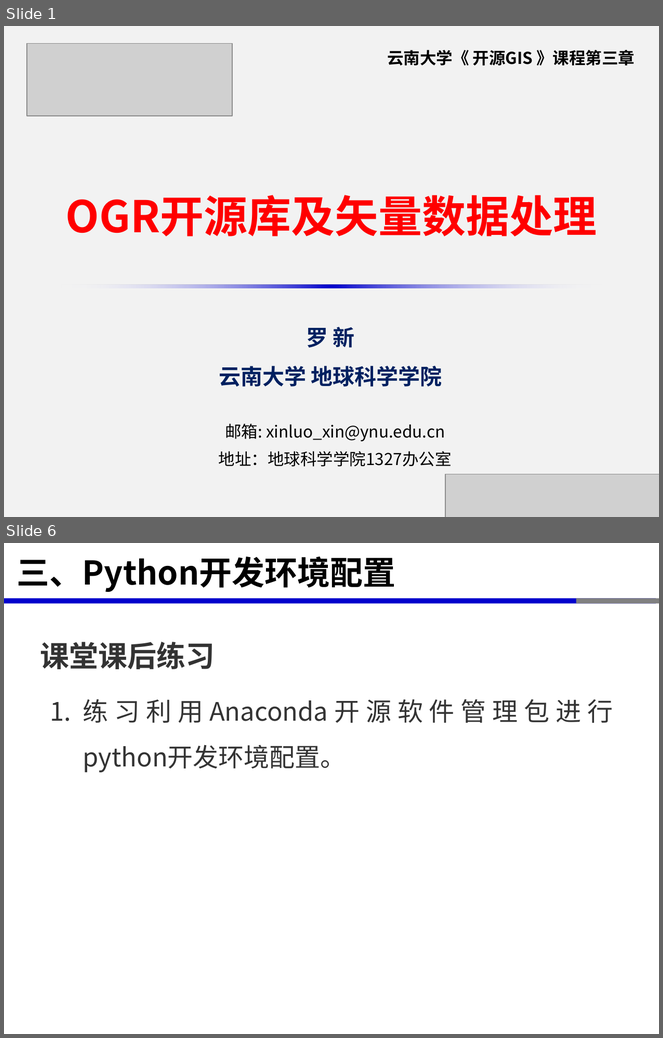
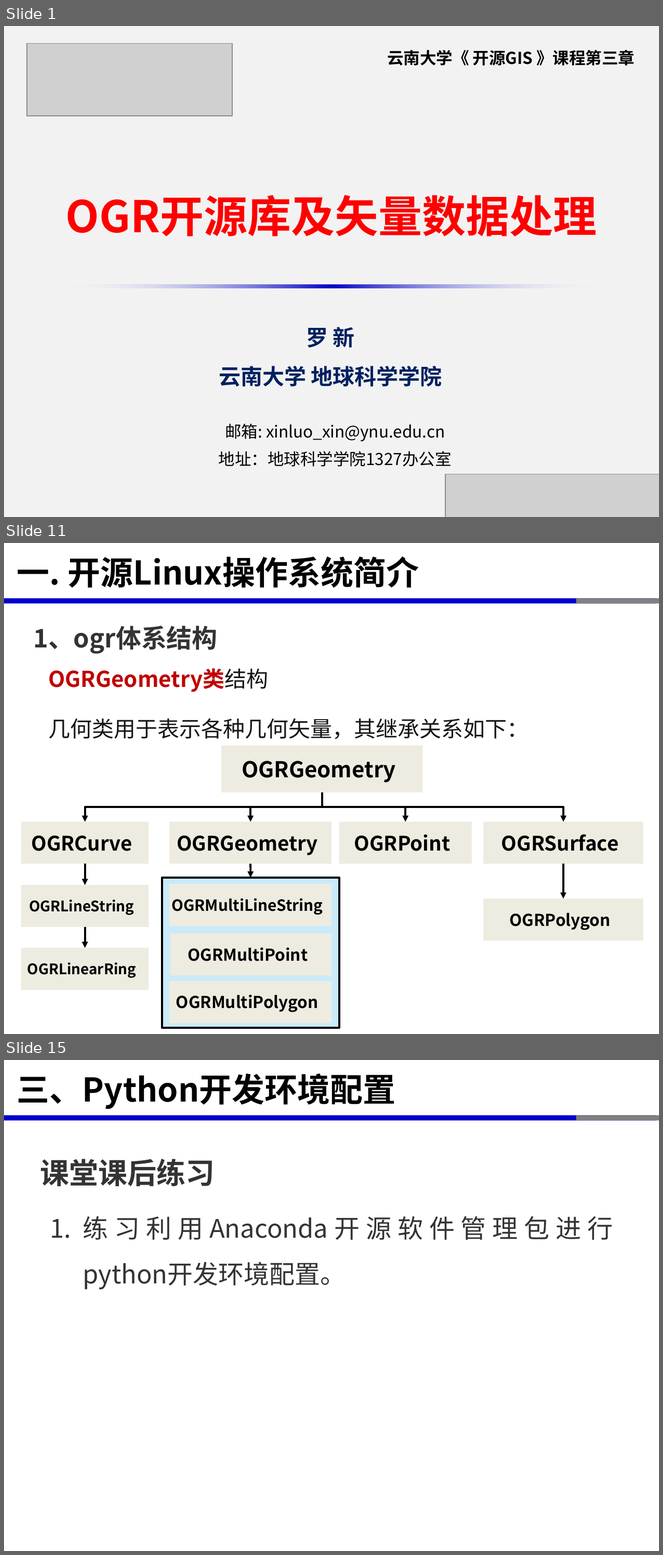
Before and after one commit to xinluo2018/open-source-gis-course, a slide deck: 第4章- OGR开源库及矢量数据处理-8课时/第3章-OGR开源库及矢量数据处理-8学时.pptx. Shown one above the other, each under a label of ours: slides 1 and 6 before the commit, slides 1, 11 and 15 after it; the slides between them are not shown. The pictures are 663x1038 and 663x1555 pixels, drawn with LibreOffice and Linux fonts; fonts in the diff are those of the drawing; grey boxes stand for pictures. Boxes give left, top, right and bottom in pixels: in the first picture for what was removed or moved away, otherwise in the second. Text is boxed around its words. In the diff, an @@ line names an element or a change of style, - is before the commit and + after.

```diff
--- a/第4章- OGR开源库及矢量数据处理-8课时/第3章-OGR开源库及矢量数据处理-8学时.pptx
+++ b/第4章- OGR开源库及矢量数据处理-8课时/第3章-OGR开源库及矢量数据处理-8学时.pptx
@@ slide 11 added at bbox=[4, 543, 659, 1034], background #FFFFFF; not listed: 3 template elements that a slide beside it also shows @@
@@ title added at bbox=[17, 557, 419, 588], 36 pt, text #000000, bold @@
+一. 开源Linux操作系统简介
@@ text added at bbox=[33, 626, 218, 654], 28 pt, text #333333, bold @@
+1、ogr体系结构
@@ text added at bbox=[48, 668, 529, 740], 24 pt, text #151515 @@
+OGRGeometry类结构
+几何类用于表示各种几何矢量，其继承关系如下：
@@ rectangle added at bbox=[221, 745, 423, 793], fill #EEECE1, 24 pt, text #000000, bold @@
+OGRGeometry
@@ elbow arrow added from (322, 793) to (85, 822), #000000 2.25 pt @@
@@ elbow arrow added from (322, 793) to (250, 822), #000000 2.25 pt @@
@@ elbow arrow added from (322, 793) to (564, 822), #000000 2.25 pt @@
@@ elbow arrow added from (322, 793) to (405, 822), #000000 2.25 pt @@
@@ rectangle added at bbox=[21, 822, 149, 864], fill #EEECE1, 22 pt, text #000000, bold @@
+OGRCurve
@@ rectangle added at bbox=[169, 822, 332, 864], fill #EEECE1, 22 pt, text #000000, bold @@
+OGRGeometry
@@ rectangle added at bbox=[339, 822, 473, 864], fill #EEECE1, 22 pt, text #000000, bold @@
+OGRPoint
@@ rectangle added at bbox=[483, 822, 644, 864], fill #EEECE1, 22 pt, text #000000, bold @@
+OGRSurface
@@ arrow added from (85, 864) to (85, 885), #000000 2.25 pt @@
@@ arrow added from (250, 864) to (250, 878), #000000 2.25 pt @@
@@ arrow added from (564, 864) to (564, 899), #000000 2.25 pt @@
@@ rectangle added at bbox=[21, 885, 149, 927], fill #EEECE1, 16 pt, text #000000, bold @@
+OGRLineString
@@ rectangle added at bbox=[162, 878, 339, 1028], fill #CAEAFA, outline #000000 2.25 pt @@
@@ rectangle added at bbox=[169, 884, 332, 926], fill #EEECE1, 17 pt, text #000000, bold @@
+OGRMultiLineString
@@ rectangle added at bbox=[483, 899, 644, 941], fill #EEECE1, 18 pt, text #000000, bold @@
+OGRPolygon
@@ arrow added from (85, 928) to (85, 948), #000000 2.25 pt @@
@@ rectangle added at bbox=[21, 948, 149, 990], fill #EEECE1, 16 pt, text #000000, bold @@
+OGRLinearRing
@@ rectangle added at bbox=[170, 934, 332, 976], fill #EEECE1, 18 pt, text #000000, bold @@
+OGRMultiPoint
@@ rectangle added at bbox=[169, 981, 332, 1023], fill #EEECE1, 18 pt, text #000000, bold @@
+OGRMultiPolygon
@@ what was slide 6 is now slide 15 @@
```
Also in this commit, not shown: 3 slides changed, 9 other slides added, 1 slide removed, 3 other files.
